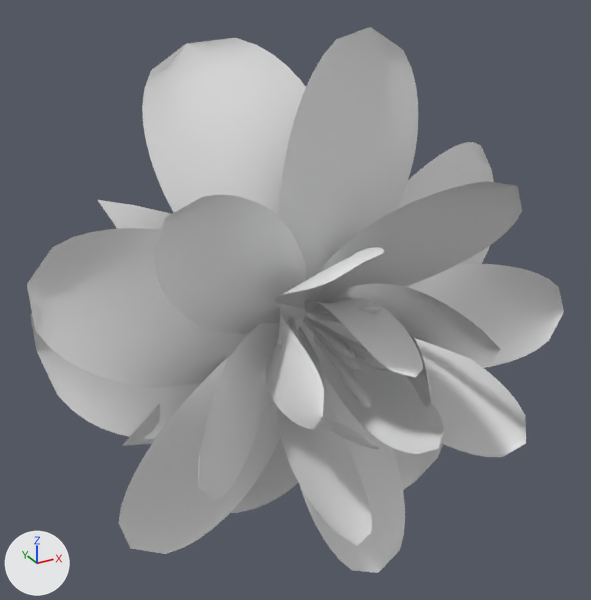
What one commit did to the glTF model src/models/flower2.glb.
Camera for both pictures: a 50 mm camera at (-0.1089, -0.1846, 0.1028) aimed at (-0.006, 0.0026, 0.0092). Arrows for +X, +Y and +Z are at lower left; the lights stay in place. Where no turn or scale is listed for an object, it has been applied to the vertices. Vertices at the same position are counted once.

The first picture shows 'Flower_B'.
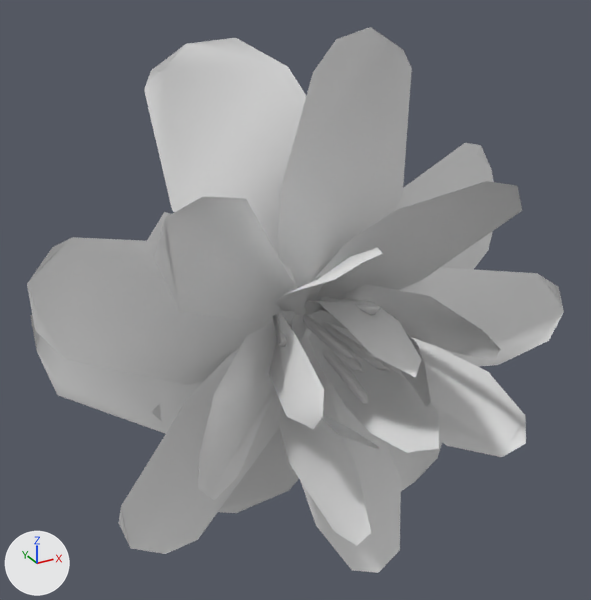
The change, as a list of edits to the scene's bpy script:
```text
Change me_mesh_001:
    used by ob_flower_b; location = (0.0, -0.0208, 0.0)
    remove me_mesh_001.from_pydata(...)  # 4876 vertices, 8137 faces; spans x -0.076..0.077, y -0.032..0.068, z -0.072..0.083
    add me_mesh_001.from_pydata(...)  # 796 vertices, 1023 faces; spans x -0.076..0.077, y -0.032..0.068, z -0.072..0.083
    me_mesh_001 part 1: 17 vertices moved within x -0.013..0.005, y 0.022..0.051, z -0.008..0.011; 4080 vertices removed from x -0.076..0.077, y -0.032..0.068, z -0.07..0.083
    me_mesh_001 part 2: the surface is now shaded smooth
```

What differs and where, as boxes (x1, y1, x2, y2) in the pictures (591 x 600 px):
part 1 of me_mesh_001, cut back
    before: (30, 38, 564, 570)
    after: (272, 251, 378, 364)
